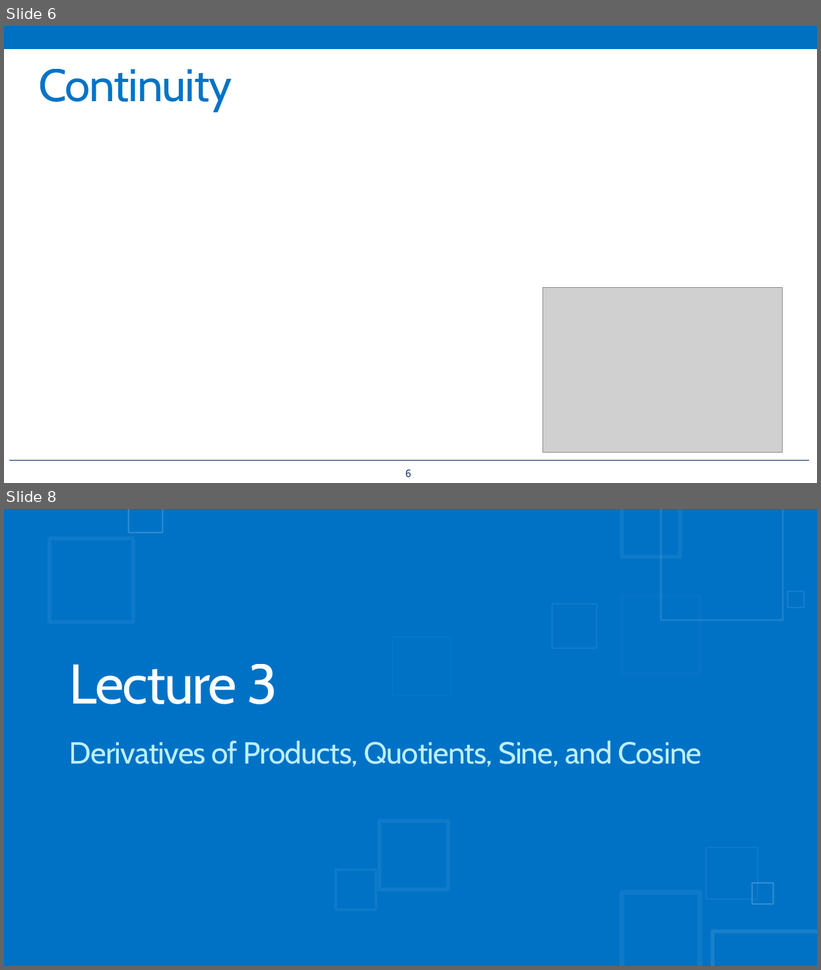
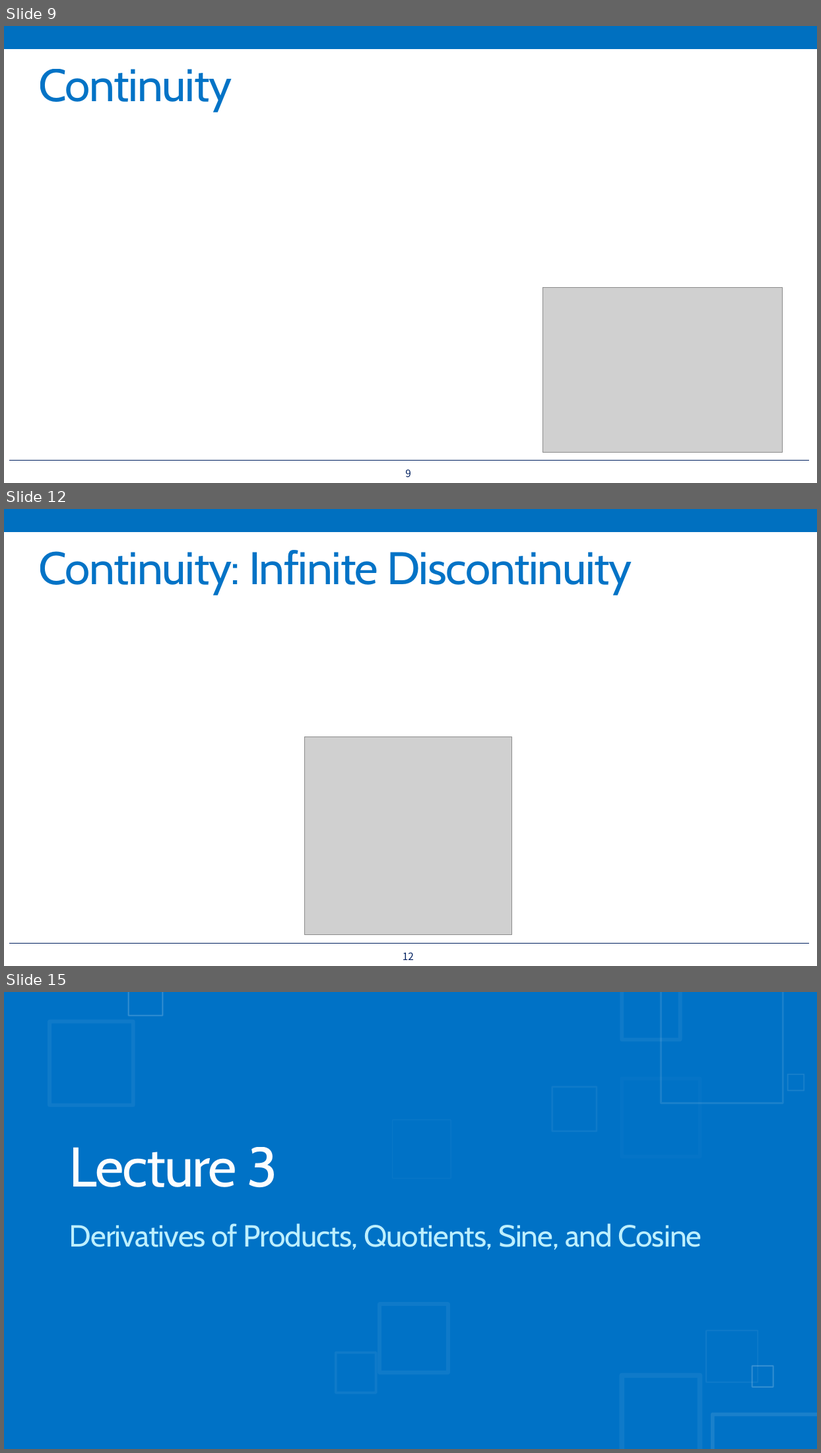
Before and after one commit to wlstjdpark/MLStudy, a slide deck: Artificial Intelligence and Machine Learning - 1st Study.pptx. Shown one above the other, each under a label of ours: slides 6 and 8 before the commit, slides 9, 12 and 15 after it; the slides between them are not shown. The pictures are 821x970 and 821x1453 pixels, drawn with LibreOffice and Linux fonts; fonts in the diff are those of the drawing; grey boxes stand for pictures. Boxes give left, top, right and bottom in pixels: in the first picture for what was removed or moved away, otherwise in the second. Text is boxed around its words. In the diff, an @@ line names an element or a change of style, - is before the commit and + after.

```diff
--- a/Artificial Intelligence and Machine Learning - 1st Study.pptx
+++ b/Artificial Intelligence and Machine Learning - 1st Study.pptx
@@ slide 12 added at <box>4,509,817,966</box>, background #FFFFFF; not listed: 2 template elements that a slide beside it also shows @@
@@ title added at <box>38,550,632,595</box>, 54 pt, text #0072C6 @@
+Continuity: Infinite Discontinuity
@@ picture added at <box>305,737,512,935</box> @@
@@ page number added at <box>403,953,414,960</box>, 12 pt, text #002060 @@
+12
@@ what was slide 6 is now slide 9 @@
@@ page number at <box>405,470,411,477</box>: text changed @@
-6
+9
@@ what was slide 8 is now slide 15 @@
```
Also in this commit, not shown: 2 slides changed, 6 other slides added.
